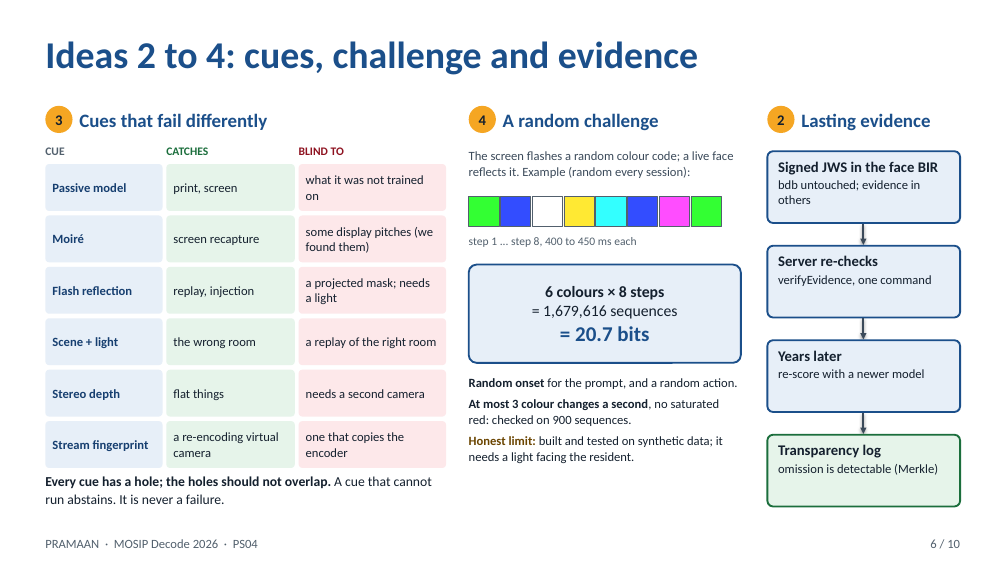
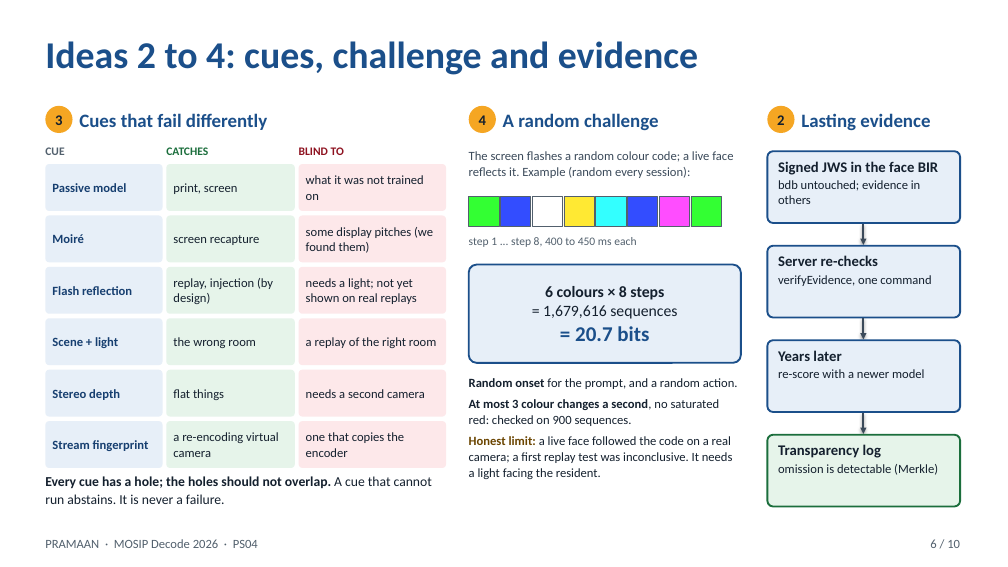
Before and after one commit to GargBhavya-tech/pramaan, a slide deck: slide 6 of docs/submission/PRAMAAN-pitch-full-10slides.pptx. Drawn at 1008x567 pixels with LibreOffice and Linux fonts; fonts in the diff are those of the drawing. Boxes give left, top, right and bottom in pixels: in the first picture for what was removed or moved away, otherwise in the second. Text is boxed around its words. In the diff, an @@ line names an element or a change of style, - is before the commit and + after.

Commit message:
Record the first flash-cue experiment as inconclusive (replay set up badly), and say so everywhere the cue is described
- docs/e1-results.md: what was run, why the replay recordings were not a valid test, a second person's unverified report, and what a proper re-run needs
- README, claim sheet (L24), research plan, decks and solution document: the cue is designed to separate replays, not shown to; next step is a proper re-run
- the reference device and the recorder convert webcam video to full range

```diff
--- a/docs/submission/PRAMAAN-pitch-full-10slides.pptx
+++ b/docs/submission/PRAMAAN-pitch-full-10slides.pptx
@@ text in rounded rectangle at [173,278,273,304]: text changed @@
-replay, injection
+replay, injection (by design)
@@ text in rounded rectangle at [306,278,417,304]: text changed @@
-a projected mask; needs a light
+needs a light; not yet shown on real replays
@@ text at [469,436,733,479]: text changed @@
-Honest limit: built and tested on synthetic data; it needs a light facing the resident.
+Honest limit: a live face followed the code on a real camera; a first replay test was inconclusive. It needs a light facing the resident.
```
Also in this commit, not shown: 1 other slide changed, 12 other files.
